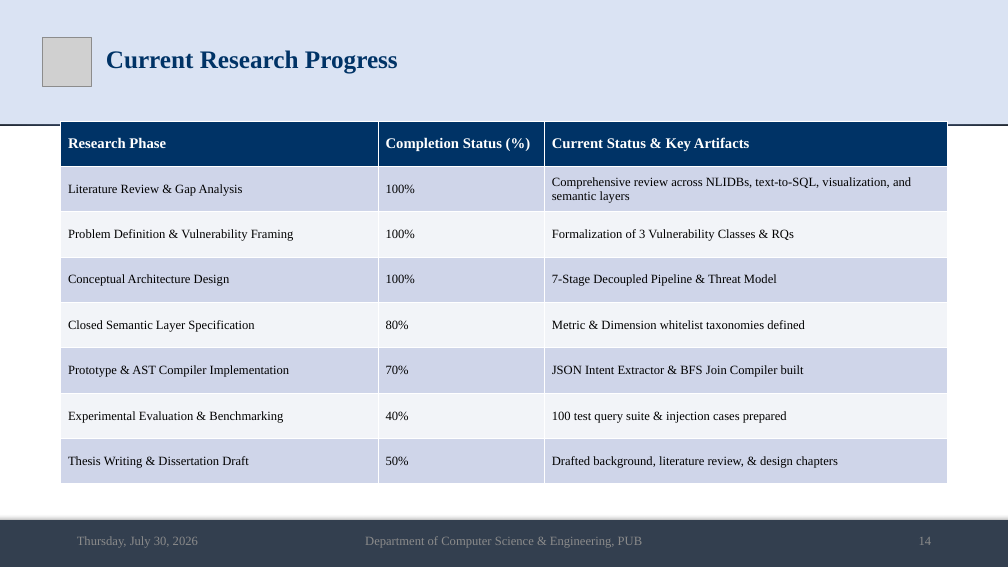
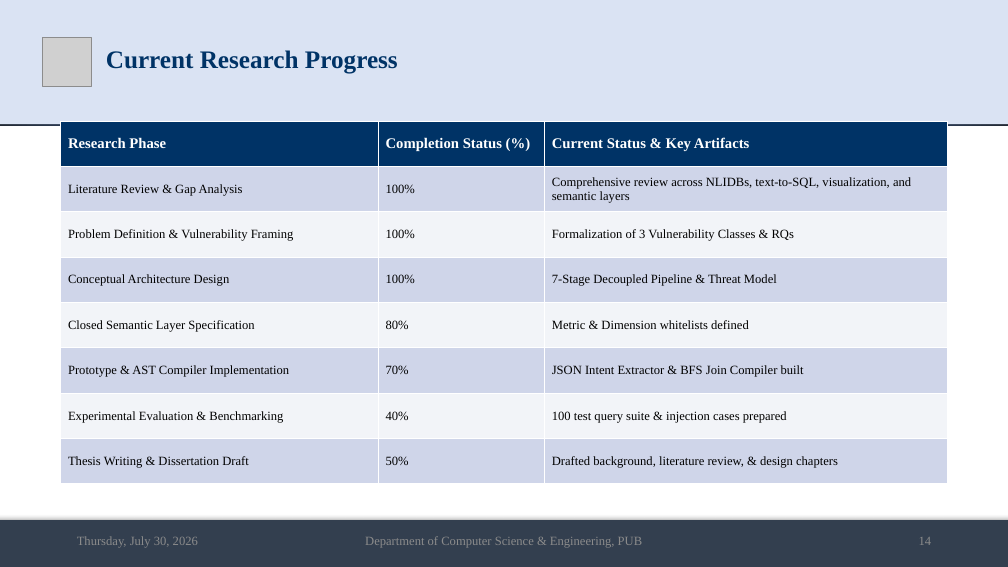
Before and after one commit to md-riaz/AEGIS-Research, a slide deck: slide 14 of docs/scripts/Md_Riaz_Mid_Defense_Final_0322310105101024.pptx. Drawn at 1008x567 pixels with LibreOffice and Linux fonts; fonts in the diff are those of the drawing; grey boxes stand for pictures. Boxes give left, top, right and bottom in pixels: in the first picture for what was removed or moved away, otherwise in the second. Text is boxed around its words. In the diff, an @@ line names an element or a change of style, - is before the commit and + after.

```diff
--- a/docs/scripts/Md_Riaz_Mid_Defense_Final_0322310105101024.pptx
+++ b/docs/scripts/Md_Riaz_Mid_Defense_Final_0322310105101024.pptx
@@ table at (x1=60, y1=121, x2=948, y2=484) @@
-row 5, column 3: Metric & Dimension whitelist taxonomies defined
+row 5, column 3: Metric & Dimension whitelists defined
```
Also in this commit, not shown: 3 other slides changed, 5 other files.
